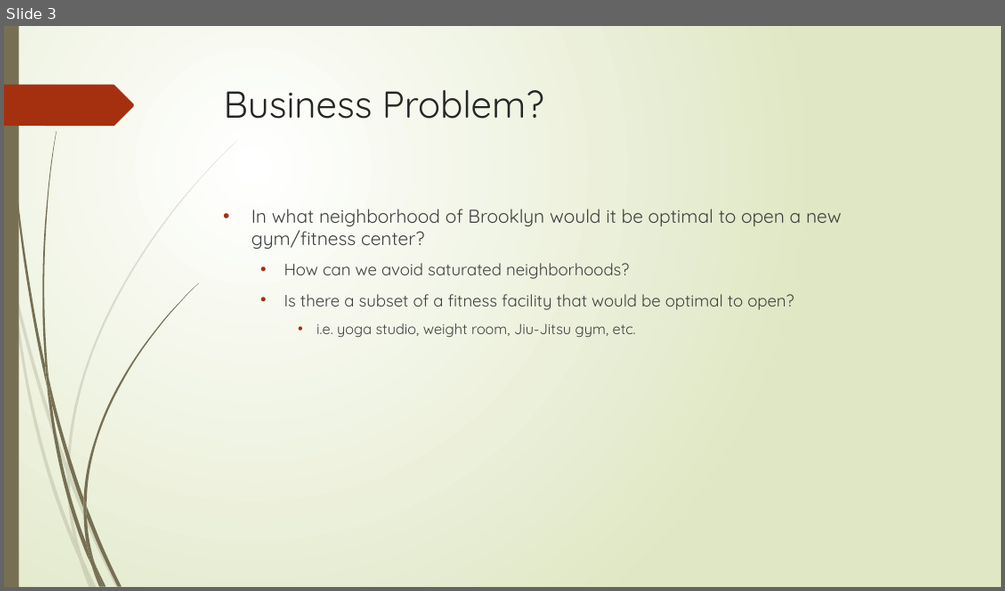
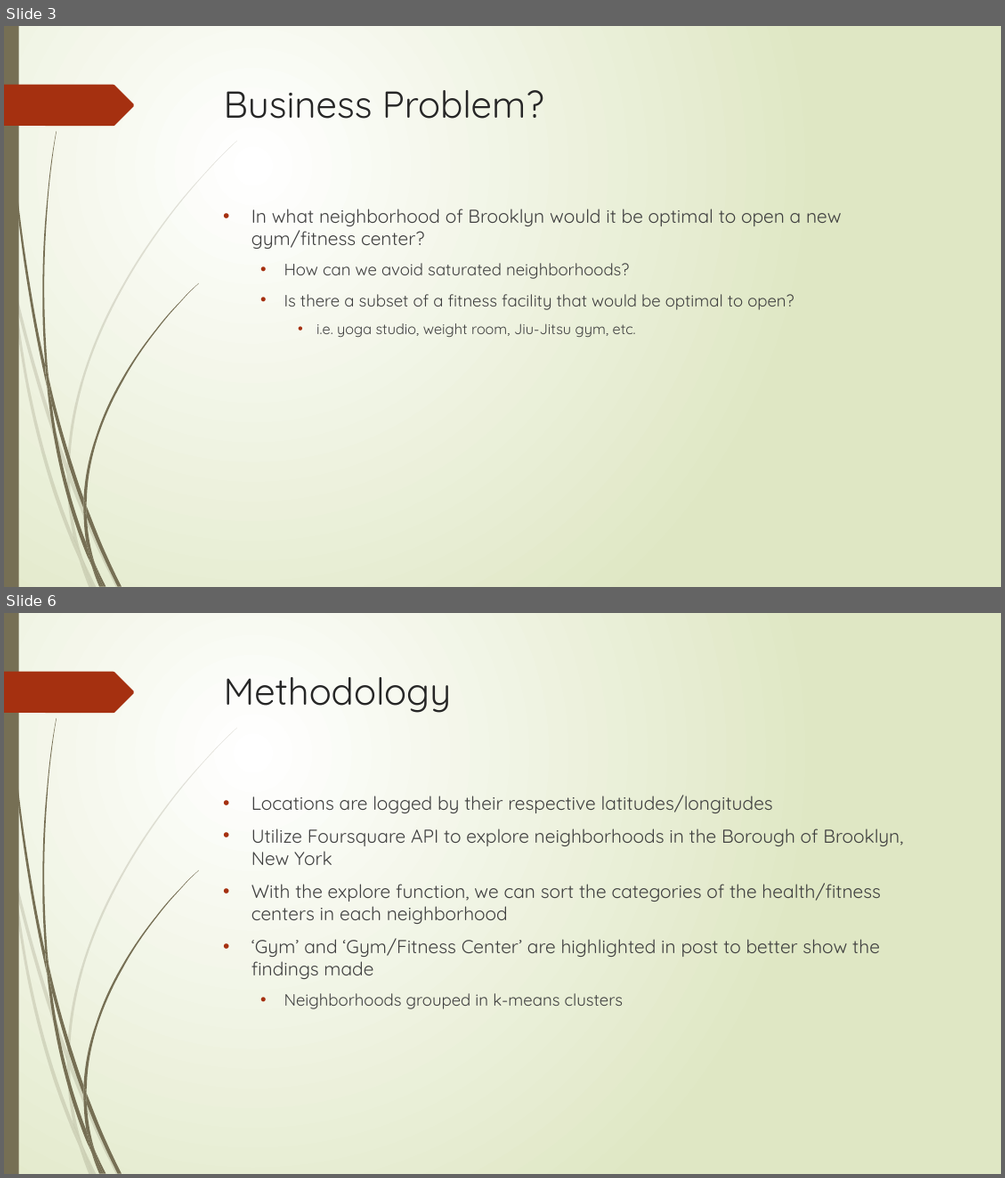
Before and after one commit to ajncle/The-Battle-of-Neighborhoods, a slide deck: Optimal Location for a Gym in Brooklyn.pptx. Shown one above the other, each under a label of ours: slide 3 before the commit, slides 3 and 6 after it; the slides between them are not shown. The pictures are 1005x591 and 1005x1178 pixels, drawn with LibreOffice and Linux fonts; fonts in the diff are those of the drawing. Boxes give left, top, right and bottom in pixels: in the first picture for what was removed or moved away, otherwise in the second. Text is boxed around its words. In the diff, an @@ line names an element or a change of style, - is before the commit and + after.

```diff
--- a/Optimal Location for a Gym in Brooklyn.pptx
+++ b/Optimal Location for a Gym in Brooklyn.pptx
@@ slide 6 added at [4,613,1001,1174], background gradient #FFFFFF to #DFE8C4; not listed: 24 template elements that a slide beside it also shows @@
@@ title added at [224,677,452,713], 36 pt, text #262626 @@
+Methodology
@@ text added at [251,795,903,1009], 18 pt, text #404040 @@
+• Locations are logged by their respective latitudes/longitudes
+• Utilize Foursquare API to explore neighborhoods in the Borough of Brooklyn, New York
+• With the explore function, we can sort the categories of the health/fitness centers in each neighborhood
+• ‘Gym’ and ‘Gym/Fitness Center’ are highlighted in post to better show the findings made
+  • Neighborhoods grouped in k-means clusters
```
Also in this commit, not shown: 12 other slides added, 1 slide removed.
